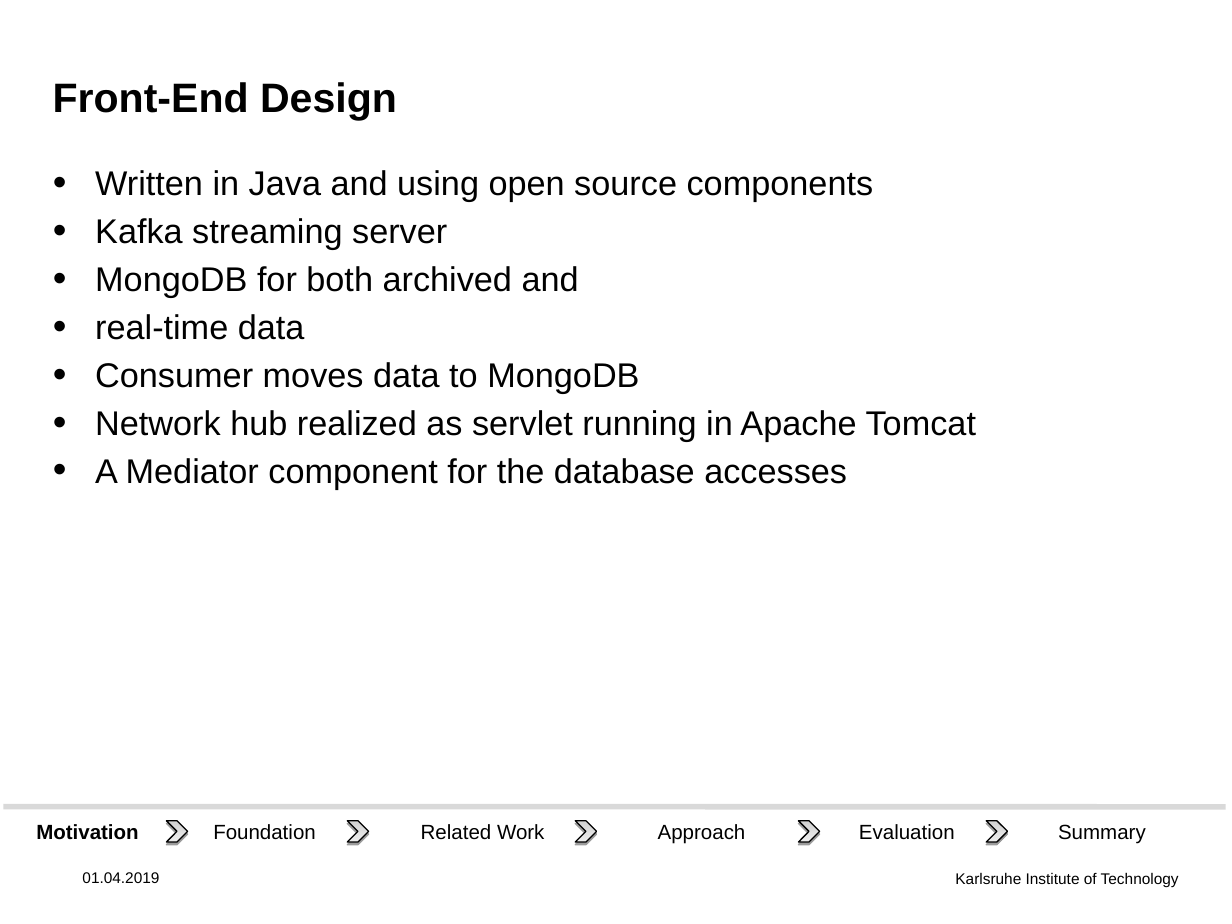
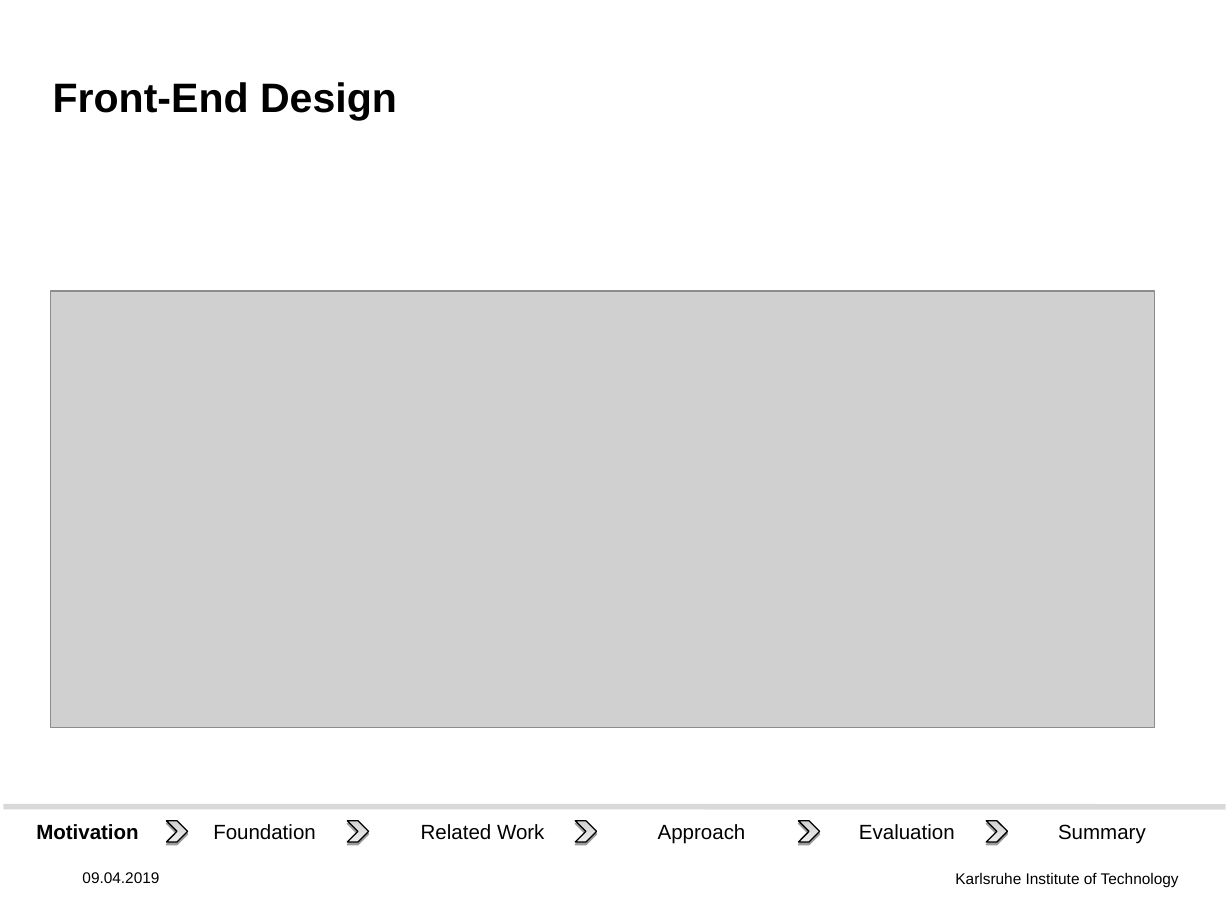
Before and after one commit to DHSTTOS/documents, a slide deck: slide 15 of final_presentation/final-pres3.odp (slide 8 before the commit). Drawn at 1232x924 pixels with LibreOffice and Linux fonts; fonts in the diff are those of the drawing; grey boxes stand for pictures; background and template pictures are left out. Boxes give left, top, right and bottom in pixels: in the first picture for what was removed or moved away, otherwise in the second. Text is boxed around its words. In the diff, an @@ line names an element or a change of style, - is before the commit and + after.

Commit message:
Updates to slides. Add back-end design "speech bubbles". Add logos.

```diff
--- a/final_presentation/final-pres3.odp
+++ b/final_presentation/final-pres3.odp
@@ text removed at bbox=[95, 170, 976, 489] @@
-• Written in Java and using open source components
-• Kafka streaming server
-• MongoDB for both archived and
-• real-time data
-• Consumer moves data to MongoDB
-• Network hub realized as servlet running in Apache Tomcat
-• A Mediator component for the database accesses
@@ picture added at bbox=[51, 291, 1154, 727] @@
@@ text at bbox=[82, 872, 159, 883]: text changed @@
-01.04.2019
+09.04.2019
```
Also in this commit, not shown: 13 other slides changed, 7 slides added, 1 slide removed, 1 other file.
